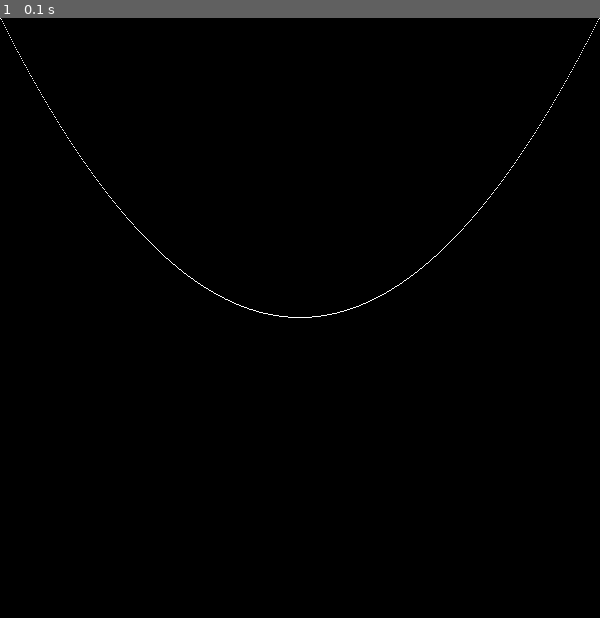
Above: before the commit, frame 1.
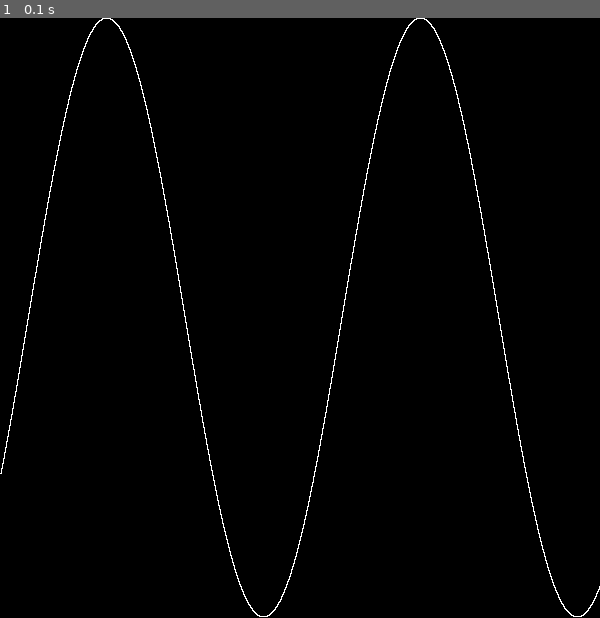
Above: after the commit, the same moment.

Repository: WorapatHongsetong/m7d7_plot_with_pygame
Game: pygame game, started from plot_pygame.py
Same seed, same stepped clock (60 frames per second), same inputs: the game is played once before the commit and once after it.
Inputs:
- Up to frame 1 (0.1 s): no input

The runs differ from the first frame. In frame 1, 1.0% of the frame differs, in the area x 0-100%, y 0-100%.

Commit message:
sine wave

Diff:
--- a/plot_pygame.py
+++ b/plot_pygame.py
@@ -8,8 +8,8 @@
 logger = logging.getLogger()
 logger.info("Program started")
 
-def square(x):
-    return x ** 2
+def sine(x):
+    return math.sin(x)
 
 pygame.init()
 
@@ -30,11 +30,13 @@
     screen.fill((0, 0, 0))
 
     for x in range(0, 600):
-        x_real = 0.00668 * x - 2
-        y_real = (square(x_real))
-        y = int(-74.875 * y_real +299.5)
+        x_real = x / 49.917 - 299
+        y_real = (sine(x_real))
+        y = int(299.5 * y_real +299.5)
         screen.set_at((int(x), int(y)), (255, 255, 255))
-        # pygame.draw.line(screen, (0, 255, 0), (10, 10), (300, 300))
+        if x > 0:
+            pygame.draw.line(screen, (255, 255, 255), (x, y), (x, y0))
+        y0 = y
 
     pygame.display.flip()
 
